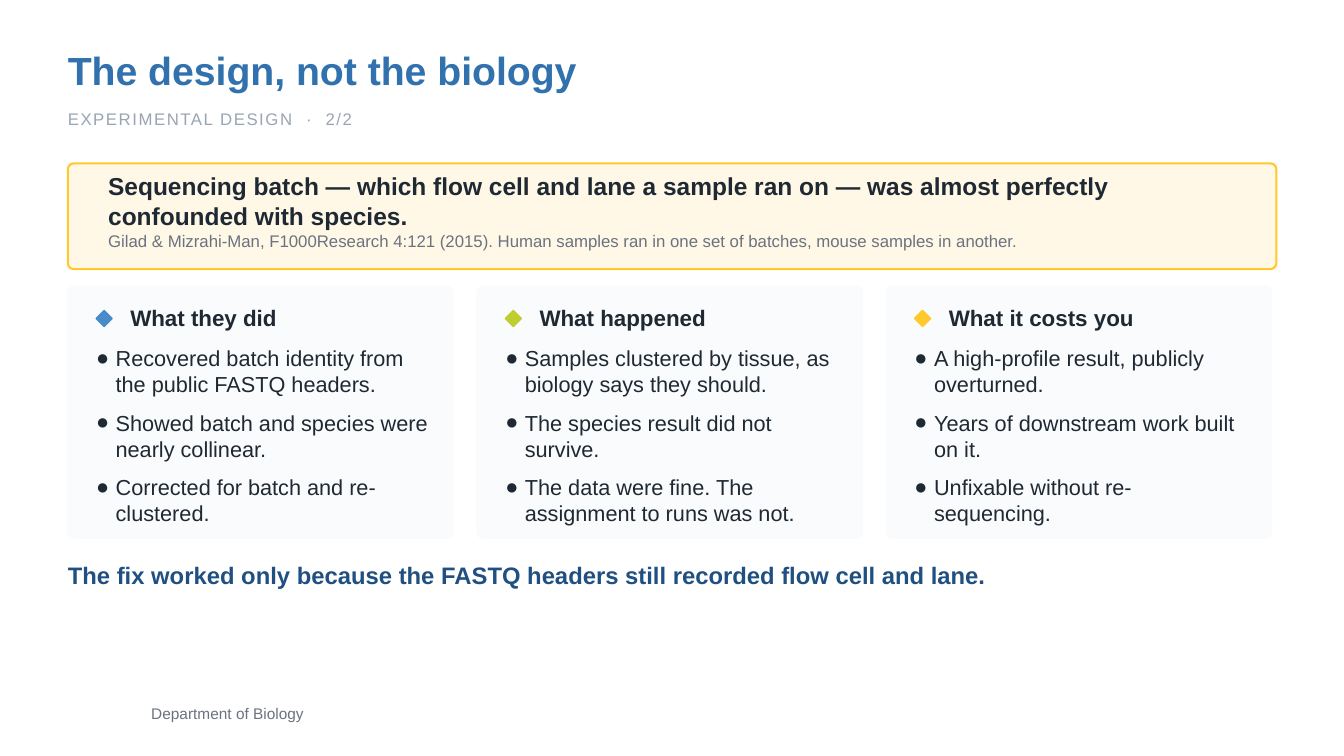
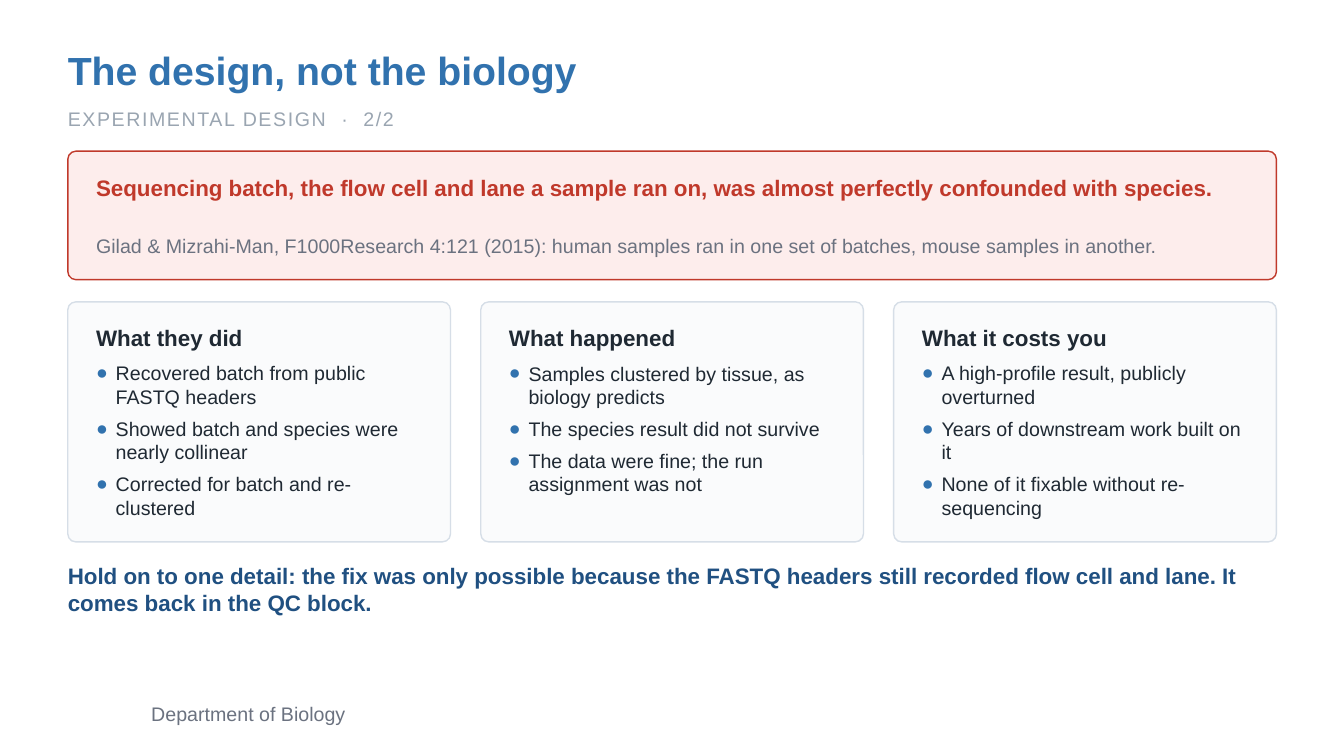
Before and after one commit to zhan4429/TuftsAppliedBioinfo, a slide deck: slide 14 of slides/week-02/Week02_Session1_Sequencing_Design_QC.pptx (slide 11 before the commit). Drawn at 1344x756 pixels with LibreOffice and Linux fonts; fonts in the diff are those of the drawing; background and template pictures are left out. Boxes give left, top, right and bottom in pixels: in the first picture for what was removed or moved away, otherwise in the second. Text is boxed around its words. In the diff, an @@ line names an element or a change of style, - is before the commit and + after.

```diff
--- a/slides/week-02/Week02_Session1_Sequencing_Design_QC.pptx
+++ b/slides/week-02/Week02_Session1_Sequencing_Design_QC.pptx
@@ text "EXPERIMENTAL DESIGN · 2/2" at <box>68,112,393,126</box>: size 12 to 14 pt @@
@@ rounded rectangle: place and size @@
-rounded rectangle at <box>68,163,1276,269</box>
+rounded rectangle at <box>68,151,1276,279</box>
@@ rounded rectangle at <box>68,151,1276,279</box>: fill #FFF8E6 to #FDEDEC; outline #FFC82C 1.5 pt to #C0392B 1 pt; proportions changed @@
@@ text at <box>96,179,1212,201</box>: text changed; size 17.5 to 16 pt; text colour #1F2933 to #C0392B @@
-Sequencing batch — which flow cell and lane a sample ran on — was almost perfectly confounded with species.
+Sequencing batch, the flow cell and lane a sample ran on, was almost perfectly confounded with species.
@@ text at <box>96,239,1156,257</box>: text changed; size 12 to 14 pt @@
-Gilad & Mizrahi-Man, F1000Research 4:121 (2015). Human samples ran in one set of batches, mouse samples in another.
+Gilad & Mizrahi-Man, F1000Research 4:121 (2015): human samples ran in one set of batches, mouse samples in another.
@@ rounded rectangle: place and size @@
-rounded rectangle at <box>68,286,453,538</box>
+rounded rectangle at <box>68,301,451,541</box>
@@ line spacing 1 to 19.2pt; vertical alignment middle to top in 3 elements at <box>922,329,1107,351</box>, <box>509,329,675,351</box>, <box>96,329,242,351</box> @@
@@ text "What they did": place and size @@
-text "What they did" at <box>130,309,276,331</box>
+text "What they did" at <box>96,329,242,351</box>
@@ diamond removed at <box>96,311,112,327</box> @@
@@ rounded rectangle: place and size @@
-rounded rectangle at <box>477,286,862,538</box>
+rounded rectangle at <box>481,301,864,541</box>
@@ diamond removed at <box>505,311,521,327</box> @@
@@ text "What happened": place and size @@
-text "What happened" at <box>540,309,705,331</box>
+text "What happened" at <box>509,329,675,351</box>
@@ outline #FAFBFC 1 pt to #D6DEE7 1 pt; proportions changed in 3 elements at <box>68,301,451,541</box>, <box>481,301,864,541</box>, <box>894,301,1277,541</box> @@
@@ rounded rectangle: place and size @@
-rounded rectangle at <box>886,286,1271,538</box>
+rounded rectangle at <box>894,301,1277,541</box>
@@ diamond removed at <box>914,311,931,327</box> @@
@@ text "What it costs you": place and size @@
-text "What it costs you" at <box>949,309,1134,331</box>
+text "What it costs you" at <box>922,329,1107,351</box>
@@ text at <box>116,365,399,515</box>: text changed; size 15.5 to 14 pt @@
-● Recovered batch identity from the public FASTQ headers.
-● Showed batch and species were nearly collinear.
-● Corrected for batch and re-clustered.
+● Recovered batch from public FASTQ headers
+● Showed batch and species were nearly collinear
+● Corrected for batch and re-clustered
@@ text at <box>529,366,820,495</box>: text changed; size 15.5 to 14 pt @@
-● Samples clustered by tissue, as biology says they should.
-● The species result did not survive.
-● The data were fine. The assignment to runs was not.
+● Samples clustered by tissue, as biology predicts
+● The species result did not survive
+● The data were fine; the run assignment was not
@@ text at <box>942,365,1241,519</box>: text changed; size 15.5 to 14 pt @@
-● A high-profile result, publicly overturned.
-● Years of downstream work built on it.
-● Unfixable without re-sequencing.
+● A high-profile result, publicly overturned
+● Years of downstream work built on it
+● None of it fixable without re-sequencing
@@ vertical alignment middle to top in 3 elements at <box>96,239,1156,257</box>, <box>96,179,1212,201</box>, <box>68,567,1236,616</box> @@
@@ text at <box>68,567,1236,616</box>: text changed; size 17 to 16 pt @@
-The fix worked only because the FASTQ headers still recorded flow cell and lane.
+Hold on to one detail: the fix was only possible because the FASTQ headers still recorded flow cell and lane. It comes back in the QC block.
@@ text "Department of Biology" at <box>151,707,345,725</box>: size 11 to 14 pt @@
```
Also in this commit, not shown: 16 other slides changed, 7 slides added, 2 slides removed, 7 other files.
